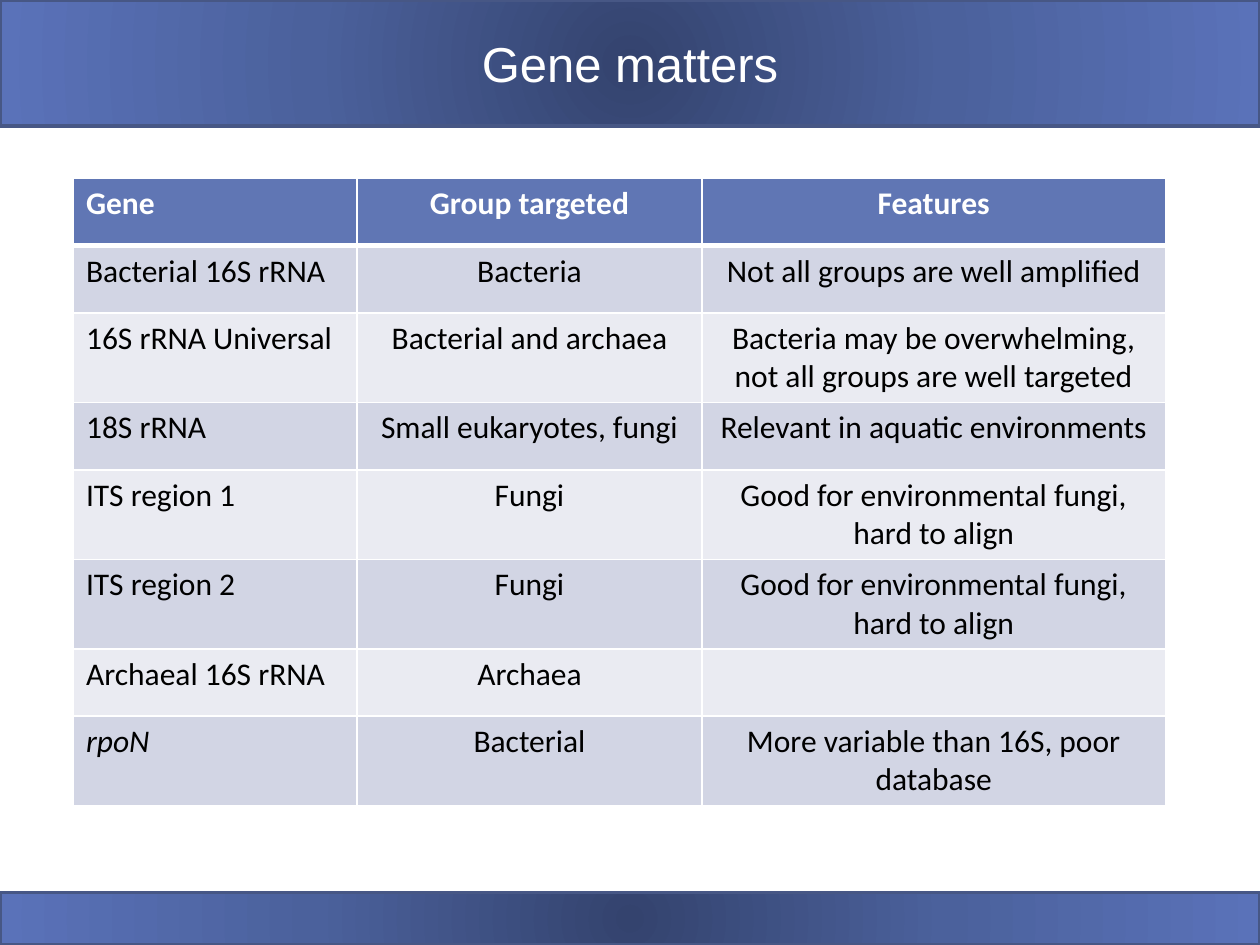
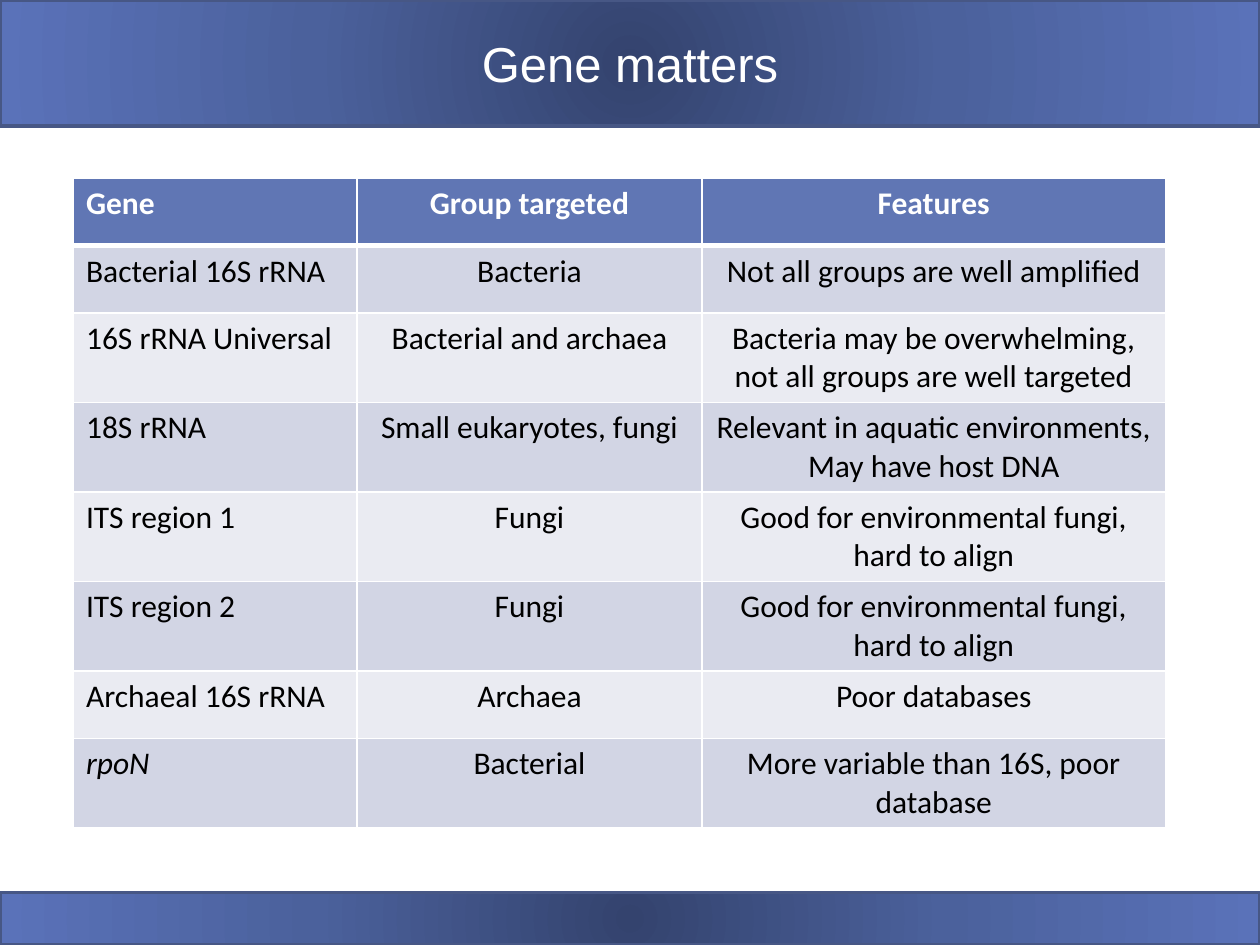
Before and after one commit to carden24/2018_Taller_Genomica_ambiental, a slide deck: slide 4 of W3_16S_analysis.pptx. Drawn at 1260x945 pixels with LibreOffice and Linux fonts; fonts in the diff are those of the drawing. Boxes give left, top, right and bottom in pixels: in the first picture for what was removed or moved away, otherwise in the second. Text is boxed around its words. In the diff, an @@ line names an element or a change of style, - is before the commit and + after.

```diff
--- a/W3_16S_analysis.pptx
+++ b/W3_16S_analysis.pptx
@@ table at (73, 179, 1166, 818) @@
-row 4, column 3: Relevant in aquatic environments
+row 4, column 3: Relevant in aquatic environments, / May have host DNA
-row 7, column 3: 
+row 7, column 3: Poor databases
```
Also in this commit, not shown: 2 other slides changed, 7 other files.
